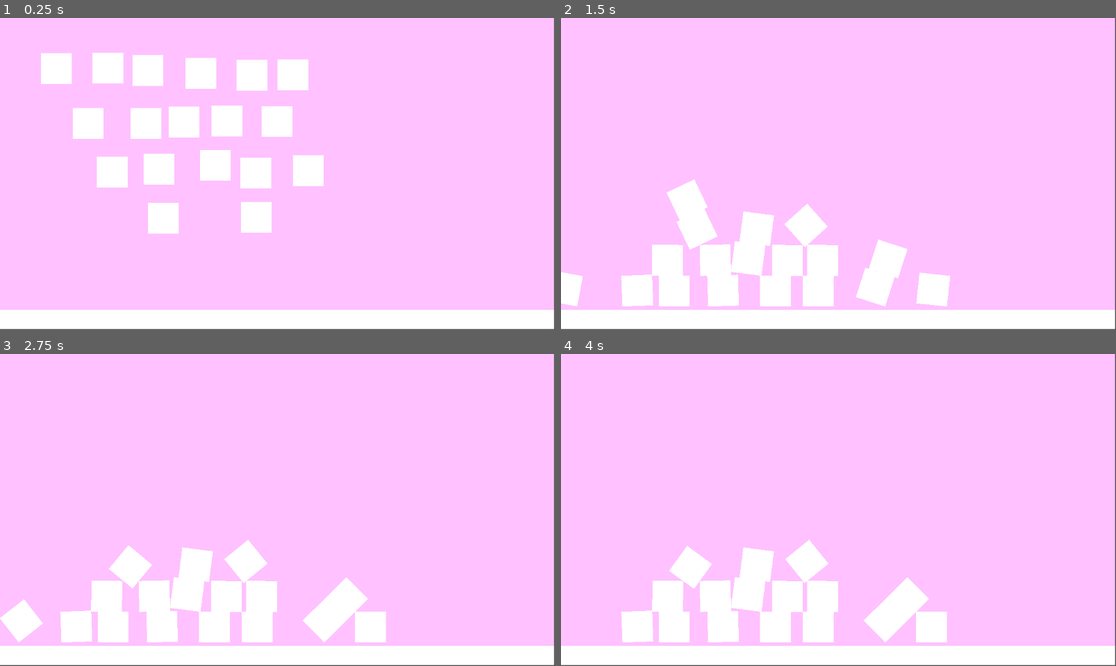
Above: before the commit, frames 1-4 (two rows, left to right).
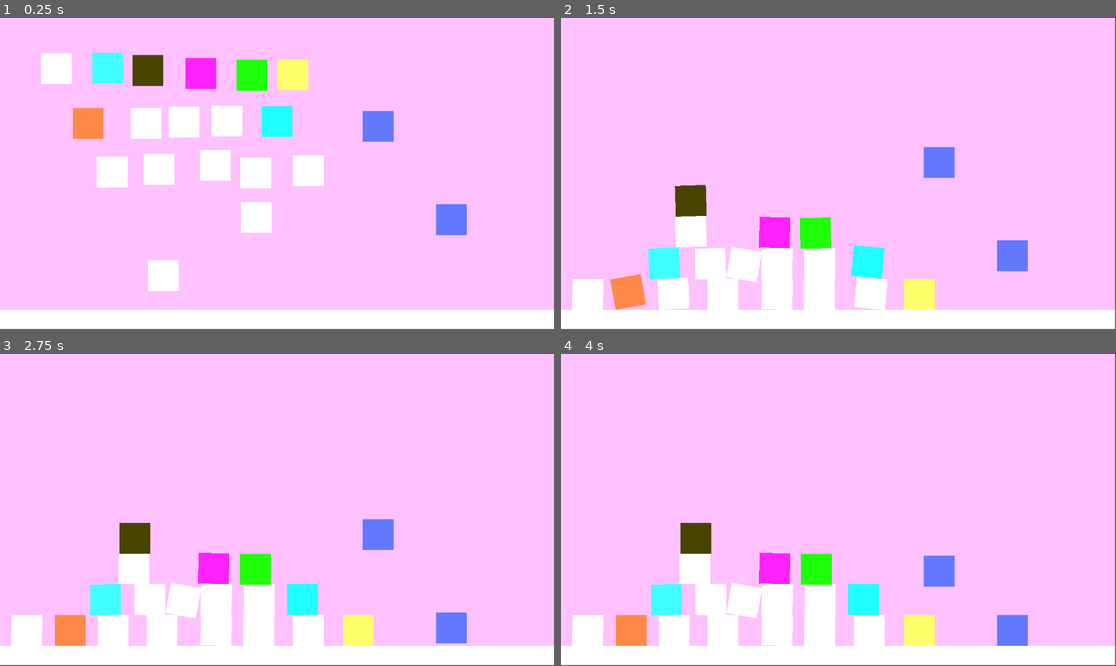
Above: after the commit, the same moments.

Repository: Tamy-dsv/trilha-godot
Game: Godot game, scene res://node_2d.tscn
Same seed, same stepped clock (60 frames per second), same inputs: the game is played once before the commit and once after it.
Inputs:
- Up to frame 1 (0.25 s): no input
- Up to frame 2 (1.5 s): no input
- Up to frame 3 (2.75 s): no input
- Up to frame 4 (4 s): no input

The runs differ from the first frame. In frame 1, 6.1% of the frame differs, in the area x 13-85%, y 11-88%; in frame 2, 9.1%; in frame 3, 9.2%; in frame 4, 9.3%, in the area x 2-85%, y 54-94%.

Commit message:
projeto de movimentos
colocando efeitos de movimento

Diff:
--- /dev/null
+++ b/projeto2/cena2.tscn
@@ -0,0 +1,46 @@
+[gd_scene load_steps=3 format=3 uid="uid://bbfx7hivcryvy"]
+
+[sub_resource type="RectangleShape2D" id="RectangleShape2D_2eof7"]
+size = Vector2(1146, 38)
+
+[sub_resource type="CircleShape2D" id="CircleShape2D_2eof7"]
+custom_solver_bias = 0.297
+radius = 72.4707
+
+[node name="Node2D" type="Node2D"]
+
+[node name="ColorRect" type="ColorRect" parent="."]
+offset_left = 3.0
+offset_top = 5.0
+offset_right = 1153.0
+offset_bottom = 651.0
+pivot_offset = Vector2(404, 258)
+color = Color(0.909804, 0.623529, 0.878431, 0.984314)
+
+[node name="StaticBody2D" type="StaticBody2D" parent="."]
+position = Vector2(332, 84)
+
+[node name="CollisionShape2D" type="CollisionShape2D" parent="StaticBody2D"]
+position = Vector2(247, 150)
+shape = SubResource("RectangleShape2D_2eof7")
+
+[node name="ColorRect" type="ColorRect" parent="StaticBody2D/CollisionShape2D"]
+offset_left = 576.0
+offset_top = 22.0
+offset_right = 813.0
+offset_bottom = 60.0
+scale = Vector2(-4.85934, -1.13135)
+
+[node name="CollisionShape2D2" type="CollisionShape2D" parent="StaticBody2D"]
+position = Vector2(347, 45)
+rotation = -1.67552
+scale = Vector2(0.596364, 0.671337)
+skew = 0.146608
+shape = SubResource("CircleShape2D_2eof7")
+debug_color = Color(0.0878359, 0.602723, 0.66681, 0.42)
+
+[node name="ColorRect" type="ColorRect" parent="StaticBody2D/CollisionShape2D2"]
+offset_left = -83.8414
+offset_top = -68.52
+offset_right = 90.1586
+offset_bottom = 74.48
--- a/projeto2/node_2d.tscn
+++ b/projeto2/node_2d.tscn
@@ -1,4 +1,8 @@
-[gd_scene load_steps=3 format=3 uid="uid://b17wpaihqn0qt"]
+[gd_scene load_steps=6 format=3 uid="uid://b17wpaihqn0qt"]
+
+[ext_resource type="PackedScene" uid="uid://ctlc4bep5yre7" path="res://objetos/caixa.tscn" id="1_wtcfe"]
+[ext_resource type="PackedScene" uid="uid://cpbxa8qkonq0o" path="res://objetos/caixa que pula.tscn" id="2_0e48y"]
+[ext_resource type="PackedScene" uid="uid://bhyibgbjufylq" path="res://objetos/caixa que pula1.tscn" id="3_epypp"]
 
 [sub_resource type="RectangleShape2D" id="RectangleShape2D_y32ns"]
 size = Vector2(64, 64)
@@ -16,26 +20,17 @@
 metadata/_edit_use_anchors_ = true
 
 [node name="ColorRect" type="ColorRect" parent="ColorRect"]
+layout_mode = 0
 offset_top = 607.0
 offset_right = 1150.0
 offset_bottom = 647.0
 metadata/_edit_use_anchors_ = true
 
-[node name="RigidBody2D" type="RigidBody2D" parent="."]
-
-[node name="CollisionShape2D" type="CollisionShape2D" parent="RigidBody2D"]
-position = Vector2(117, 77)
-shape = SubResource("RectangleShape2D_y32ns")
-
-[node name="ColorRect" type="ColorRect" parent="RigidBody2D/CollisionShape2D"]
-offset_left = -32.0
-offset_top = -32.0
-offset_right = 32.0
-offset_bottom = 32.0
-metadata/_edit_use_anchors_ = true
+[node name="RigidBody2D" parent="." instance=ExtResource("1_wtcfe")]
 
 [node name="RigidBody2D18" type="RigidBody2D" parent="."]
 position = Vector2(222, 311)
+gravity_scale = 5.18
 
 [node name="CollisionShape2D" type="CollisionShape2D" parent="RigidBody2D18"]
 position = Vector2(117, 77)
@@ -144,6 +139,7 @@
 offset_top = -32.0
 offset_right = 32.0
 offset_bottom = 32.0
+color = Color(0.121569, 1, 1, 1)
 metadata/_edit_use_anchors_ = true
 
 [node name="RigidBody2D10" type="RigidBody2D" parent="."]
@@ -172,6 +168,7 @@
 offset_top = -32.0
 offset_right = 32.0
 offset_bottom = 32.0
+color = Color(1, 1, 0.431373, 1)
 metadata/_edit_use_anchors_ = true
 
 [node name="RigidBody2D8" type="RigidBody2D" parent="."]
@@ -200,6 +197,7 @@
 offset_top = -32.0
 offset_right = 32.0
 offset_bottom = 32.0
+color = Color(0.121569, 1, 0.0313726, 1)
 metadata/_edit_use_anchors_ = true
 
 [node name="RigidBody2D6" type="RigidBody2D" parent="."]
@@ -214,6 +212,7 @@
 offset_top = -32.0
 offset_right = 32.0
 offset_bottom = 32.0
+color = Color(1, 0.133333, 1, 1)
 metadata/_edit_use_anchors_ = true
 
 [node name="RigidBody2D5" type="RigidBody2D" parent="."]
@@ -242,6 +241,7 @@
 offset_top = -32.0
 offset_right = 32.0
 offset_bottom = 32.0
+color = Color(1, 0.537255, 0.286275, 1)
 metadata/_edit_use_anchors_ = true
 
 [node name="RigidBody2D3" type="RigidBody2D" parent="."]
@@ -256,6 +256,7 @@
 offset_top = -32.0
 offset_right = 32.0
 offset_bottom = 32.0
+color = Color(0.27798, 0.264798, 9.62615e-08, 1)
 metadata/_edit_use_anchors_ = true
 
 [node name="RigidBody2D2" type="RigidBody2D" parent="."]
@@ -270,10 +271,28 @@
 offset_top = -32.0
 offset_right = 32.0
 offset_bottom = 32.0
+color = Color(0.258824, 1, 1, 1)
 metadata/_edit_use_anchors_ = true
 
 [node name="StaticBody2D" type="StaticBody2D" parent="."]
 
 [node name="CollisionShape2D" type="CollisionShape2D" parent="StaticBody2D"]
-position = Vector2(580, 619)
+position = Vector2(574, 626)
 shape = SubResource("RectangleShape2D_wtcfe")
+
+[node name="RigidBody2D19" parent="." instance=ExtResource("2_0e48y")]
+position = Vector2(664, 133)
+mass = 195.841
+gravity_scale = 1.383
+linear_velocity = Vector2(150, 100)
+linear_damp = 22.444
+
+[node name="RigidBody2D20" parent="." instance=ExtResource("2_0e48y")]
+position = Vector2(816, 327)
+mass = 195.841
+gravity_scale = 1.383
+linear_velocity = Vector2(150, 100)
+linear_damp = 22.444
+
+[node name="RigidBody2D21" parent="." instance=ExtResource("3_epypp")]
+position = Vector2(830, 137)
--- /dev/null
+++ b/projeto2/objetos/caixa que pula.tscn
@@ -0,0 +1,8 @@
+[gd_scene load_steps=2 format=3 uid="uid://cpbxa8qkonq0o"]
+
+[ext_resource type="PackedScene" uid="uid://ctlc4bep5yre7" path="res://objetos/caixa.tscn" id="1_tcp7x"]
+
+[node name="RigidBody2D" instance=ExtResource("1_tcp7x")]
+
+[node name="ColorRect" parent="CollisionShape2D" index="0"]
+color = Color(0.380392, 0.470588, 1, 1)
--- /dev/null
+++ b/projeto2/objetos/caixa que pula1.tscn
@@ -0,0 +1,16 @@
+[gd_scene load_steps=3 format=3 uid="uid://bhyibgbjufylq"]
+
+[ext_resource type="PackedScene" uid="uid://ctlc4bep5yre7" path="res://objetos/caixa.tscn" id="1_bnexn"]
+
+[sub_resource type="CapsuleShape2D" id="CapsuleShape2D_bnexn"]
+radius = 241.0
+height = 482.0
+
+[node name="RigidBody2D" instance=ExtResource("1_bnexn")]
+
+[node name="CollisionShape2D" parent="." index="0"]
+position = Vector2(432, 182)
+shape = SubResource("CapsuleShape2D_bnexn")
+
+[node name="ColorRect" parent="CollisionShape2D" index="0"]
+color = Color(0.742939, 0.375604, 0.691119, 1)
--- /dev/null
+++ b/projeto2/objetos/caixa.tscn
@@ -0,0 +1,17 @@
+[gd_scene load_steps=2 format=3 uid="uid://ctlc4bep5yre7"]
+
+[sub_resource type="RectangleShape2D" id="RectangleShape2D_y32ns"]
+size = Vector2(64, 64)
+
+[node name="RigidBody2D" type="RigidBody2D"]
+
+[node name="CollisionShape2D" type="CollisionShape2D" parent="."]
+position = Vector2(117, 77)
+shape = SubResource("RectangleShape2D_y32ns")
+
+[node name="ColorRect" type="ColorRect" parent="CollisionShape2D"]
+offset_left = -32.0
+offset_top = -32.0
+offset_right = 32.0
+offset_bottom = 32.0
+metadata/_edit_use_anchors_ = true
